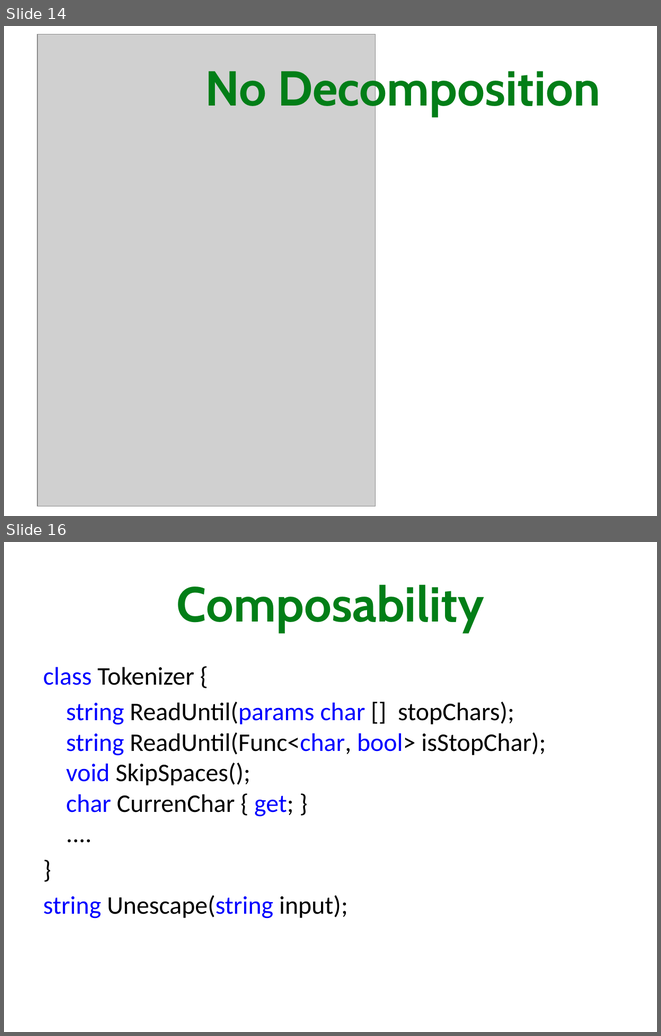
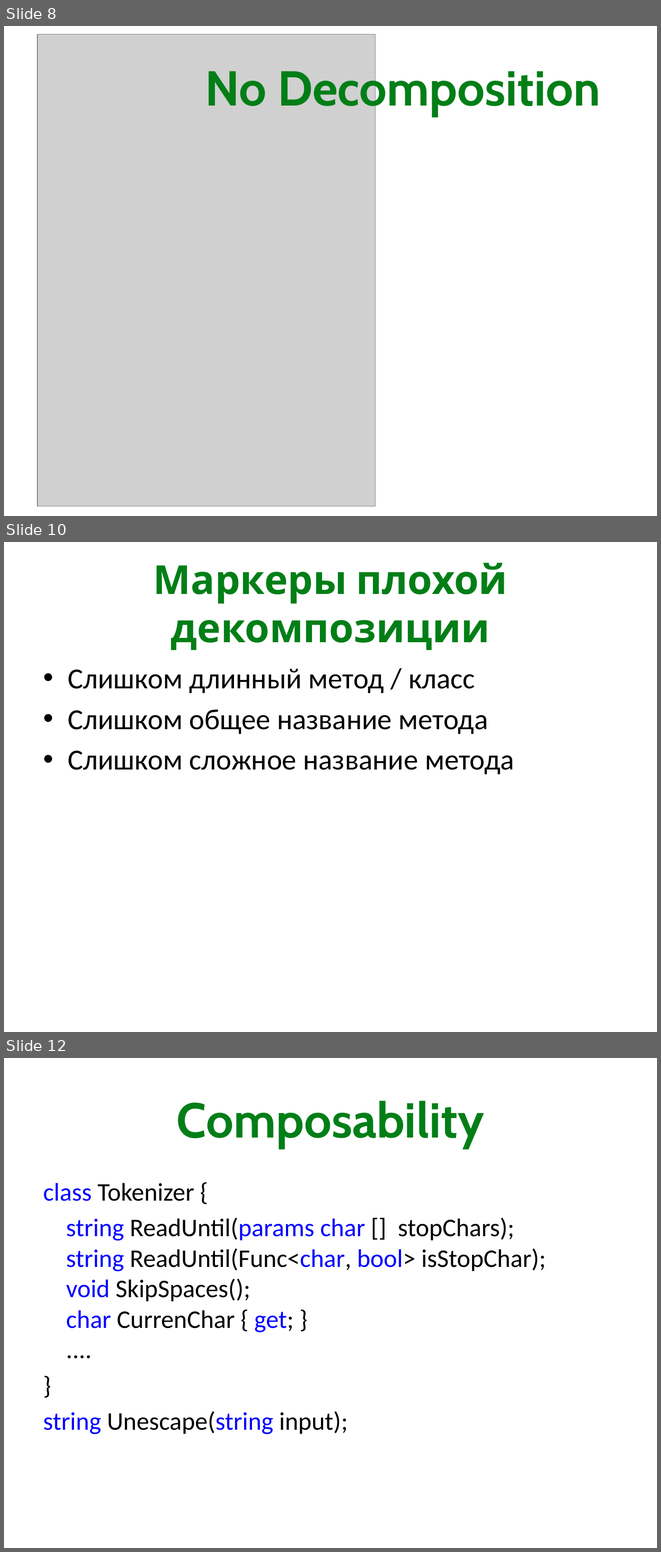
Before and after one commit to kontur-courses/clean-code, a slide deck: CleanCode.pptx. Shown one above the other, each under a label of ours: slides 14 and 16 before the commit, slides 8, 10 and 12 after it; the slides between them are not shown. The pictures are 661x1036 and 661x1552 pixels, drawn with LibreOffice and Linux fonts; fonts in the diff are those of the drawing; grey boxes stand for pictures. Boxes give left, top, right and bottom in pixels: in the first picture for what was removed or moved away, otherwise in the second. Text is boxed around its words. In the diff, an @@ line names an element or a change of style, - is before the commit and + after.

```diff
--- a/CleanCode.pptx
+++ b/CleanCode.pptx
@@ slide 10 added at (4,542,657,1032), background #FFFFFF @@
@@ title added at (153,563,508,650), 44 pt, text #027E17, bold @@
+Маркеры плохой декомпозиции
@@ text added at (68,669,514,774), 32 pt, text #000000 @@
+• Слишком длинный метод / класс
+• Слишком общее название метода
+• Слишком сложное название метода
@@ what was slide 14 is now slide 8 @@
@@ what was slide 16 is now slide 12 @@
```
Also in this commit, not shown: 10 slides changed, 14 other slides added, 11 slides removed, 10 other files.
